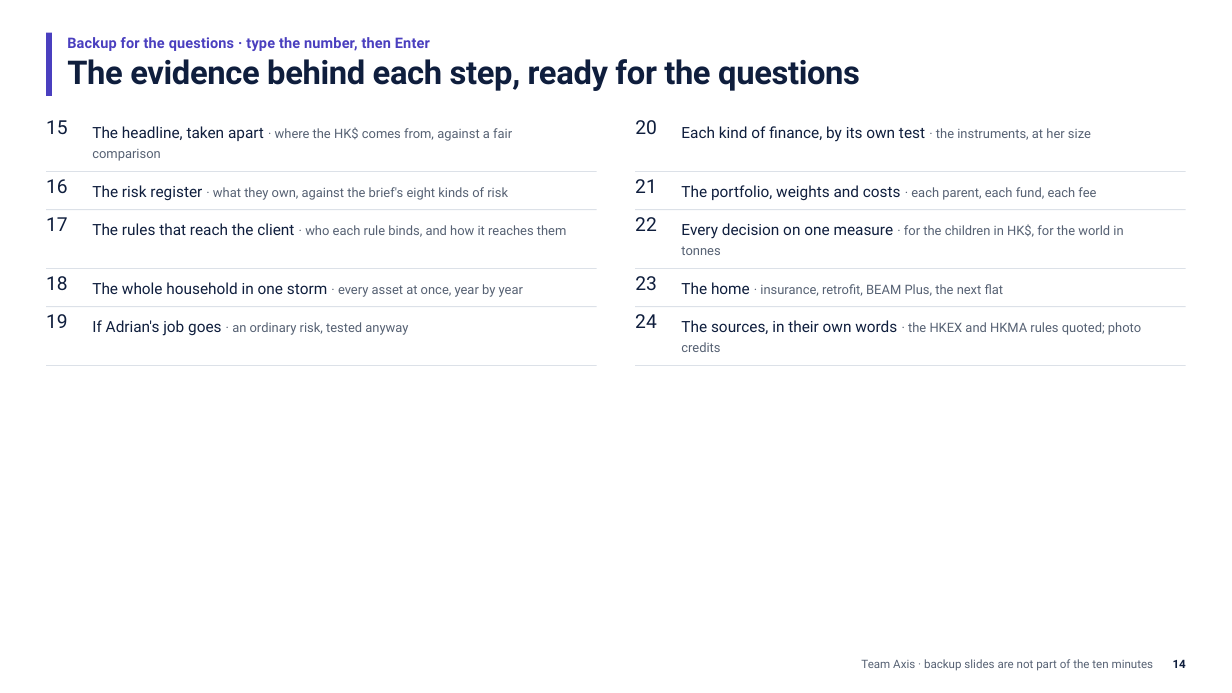
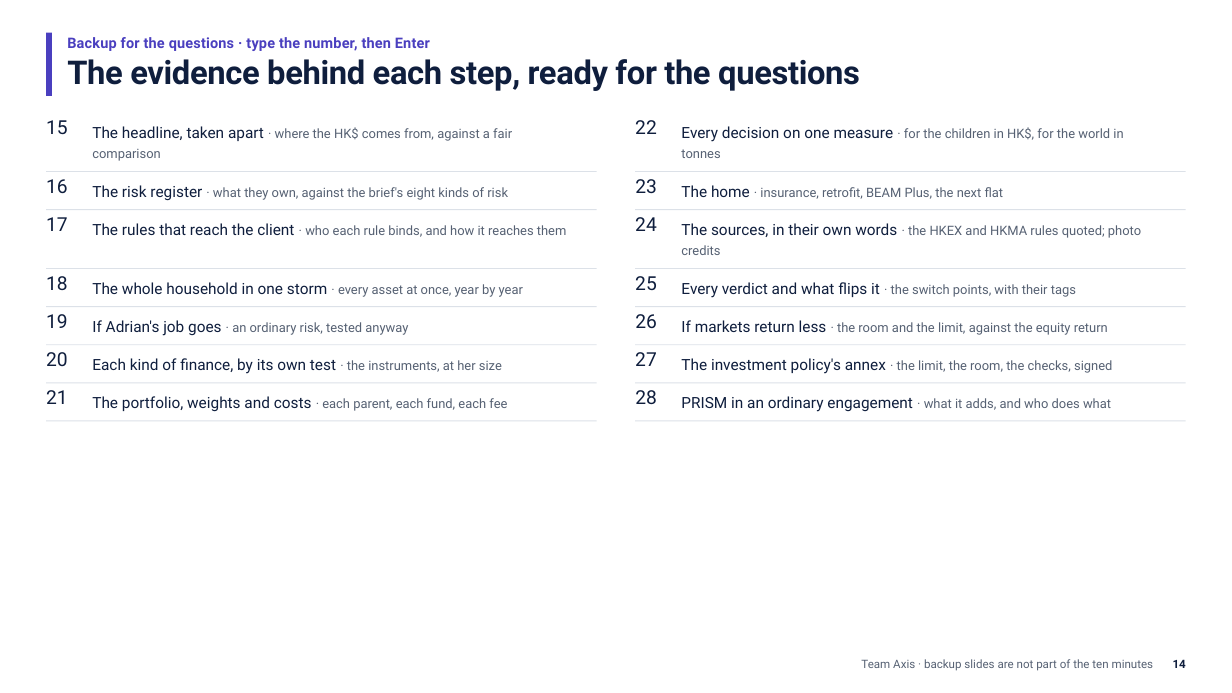
Before and after one commit to Peeradonn/finplan, a slide deck: slide 14 of Final/deck/Axis.pptx. Drawn at 1232x693 pixels with LibreOffice and Linux fonts; fonts in the diff are those of the drawing. Boxes give left, top, right and bottom in pixels: in the first picture for what was removed or moved away, otherwise in the second. Text is boxed around its words. In the diff, an @@ line names an element or a change of style, - is before the commit and + after.

```diff
--- a/Final/deck/Axis.pptx
+++ b/Final/deck/Axis.pptx
@@ 6 texts: place and size @@
-6 texts at (635,217,1141,352)
+6 texts at (635,120,1141,255)
@@ text added at (635,276,657,290), 15 pt, text #0F1E3D @@
+25
@@ text added at (681,282,1076,298), 10.1 pt, text #566173 @@
+Every verdict and what flips it · the switch points, with their tags
@@ text added at (635,314,657,328), 15 pt, text #0F1E3D @@
+26
@@ text added at (681,320,1108,335), 10.1 pt, text #566173 @@
+If markets return less · the room and the limit, against the equity return
@@ rectangle: place and size @@
-rectangle at (46,365,597,366)
+rectangle at (46,345,597,346)
@@ text "20": place and size @@
-text "20" at (635,120,657,134)
+text "20" at (46,352,68,366)
@@ text "Each kind of finance, by ...": place and size @@
-text "Each kind of finance, by ..." at (681,126,1091,142)
+text "Each kind of finance, by ..." at (92,358,502,374)
@@ text added at (635,352,657,366), 15 pt, text #0F1E3D @@
+27
@@ rectangle: place and size @@
-rectangle at (636,365,1187,366)
+rectangle at (636,345,1187,346)
@@ text added at (681,358,1112,374), 10.1 pt, text #566173 @@
+The investment policy's annex · the limit, the room, the checks, signed
@@ text "21": place and size @@
-text "21" at (635,179,657,193)
+text "21" at (46,390,68,404)
@@ rectangle added at (46,383,597,384), fill #DCE1E8 @@
@@ rectangle added at (636,383,1187,384), fill #DCE1E8 @@
@@ text "The portfolio, weights and costs ...": place and size @@
-text "The portfolio, weights and costs ..." at (681,185,1096,201)
+text "The portfolio, weights and costs ..." at (92,396,507,412)
@@ text added at (635,390,657,404), 15 pt, text #0F1E3D @@
+28
@@ text added at (681,396,1111,412), 12 pt, text #0F1E3D @@
+PRISM in an ordinary engagement · what it adds, and who does what
@@ rectangle added at (46,421,597,421), fill #DCE1E8 @@
@@ rectangle added at (636,421,1187,421), fill #DCE1E8 @@
```
Also in this commit, not shown: 6 other slides changed, 4 slides added, 6 other files.
